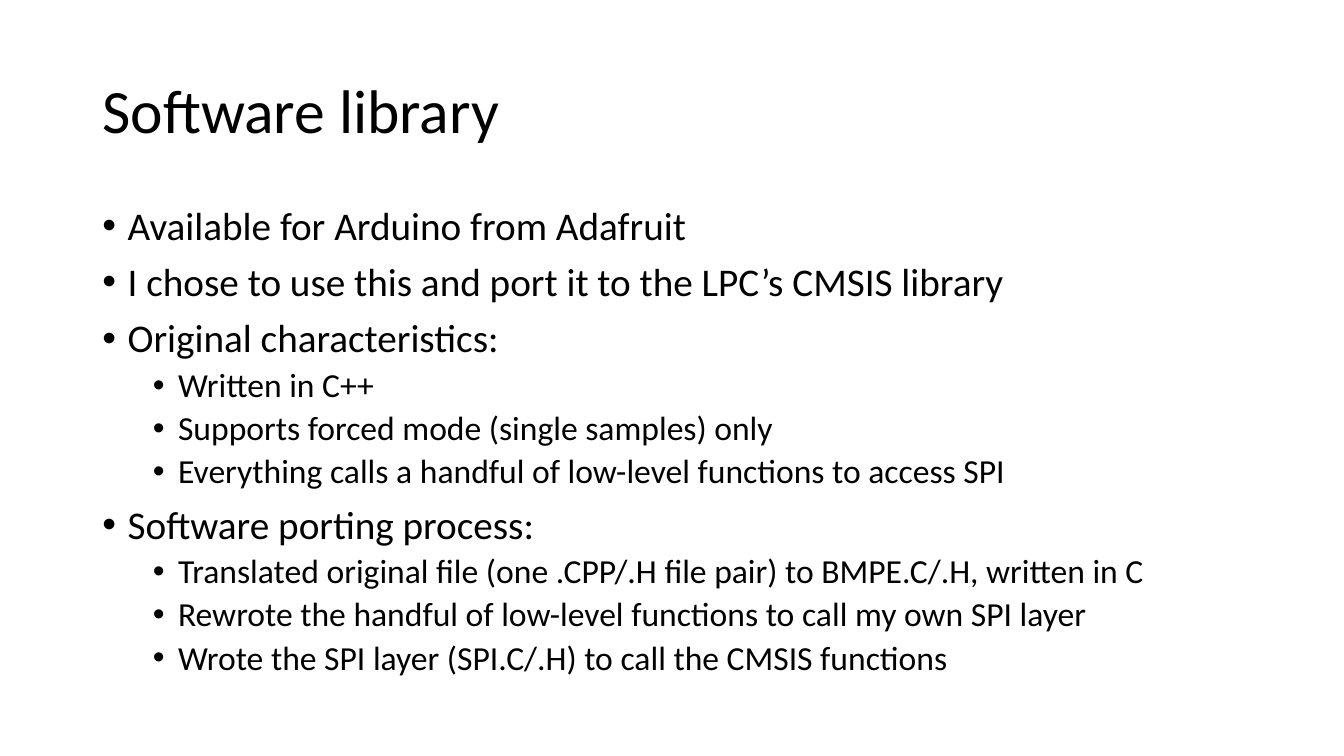
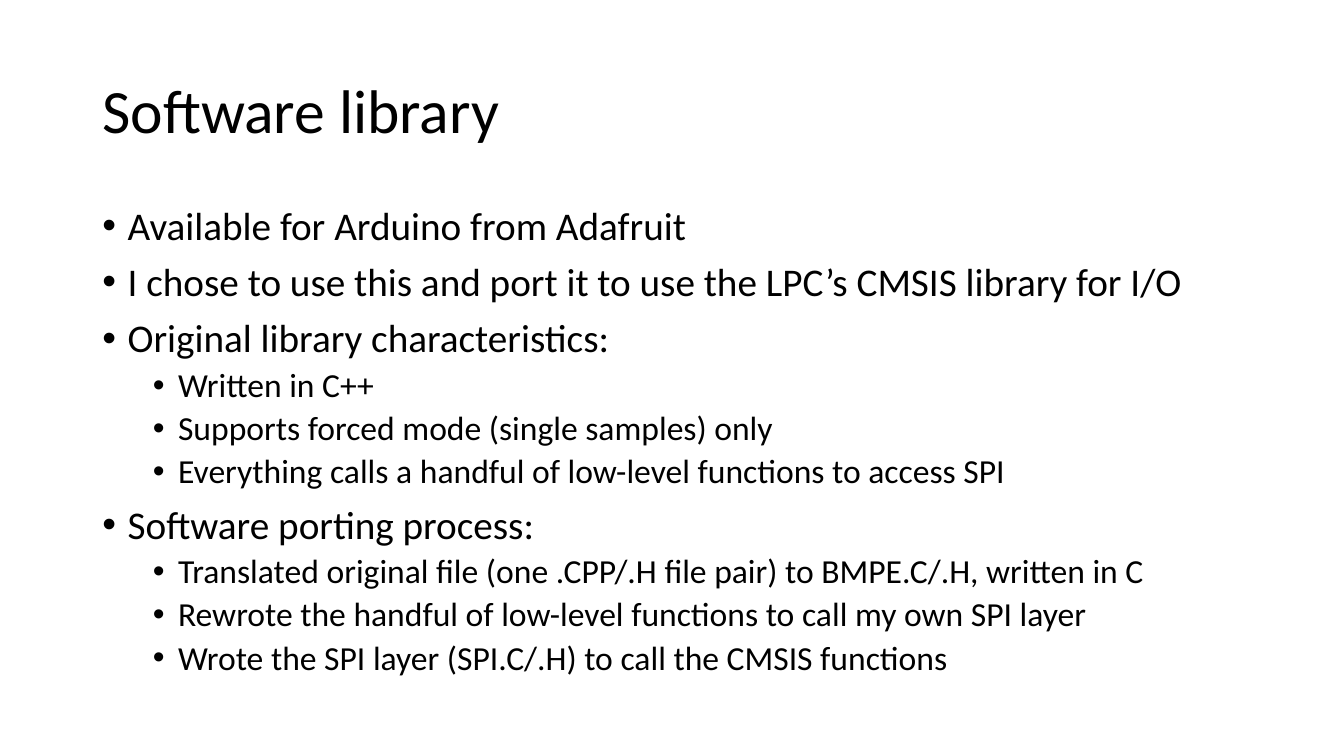
Before and after one commit to EmbeddedSystemClass/FinalProject5381, a slide deck: slide 20 of Final Project 5381.pptx. Drawn at 1344x756 pixels with LibreOffice and Linux fonts; fonts in the diff are those of the drawing. Boxes give left, top, right and bottom in pixels: in the first picture for what was removed or moved away, otherwise in the second. Text is boxed around its words. In the diff, an @@ line names an element or a change of style, - is before the commit and + after.

```diff
--- a/Final Project 5381.pptx
+++ b/Final Project 5381.pptx
@@ text at bbox=[128, 268, 1181, 359]: text changed @@
-• I chose to use this and port it to the LPC’s CMSIS library
-• Original characteristics:
+• I chose to use this and port it to use the LPC’s CMSIS library for I/O
+• Original library characteristics:
```
Also in this commit, not shown: 7 other slides changed, 2 other files.
